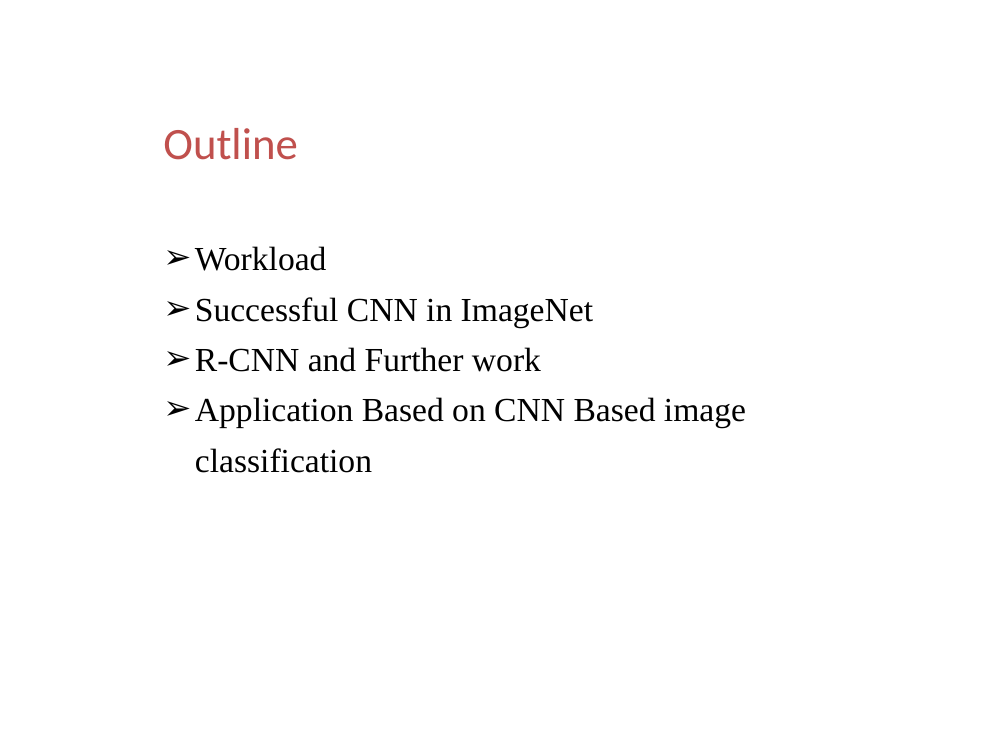
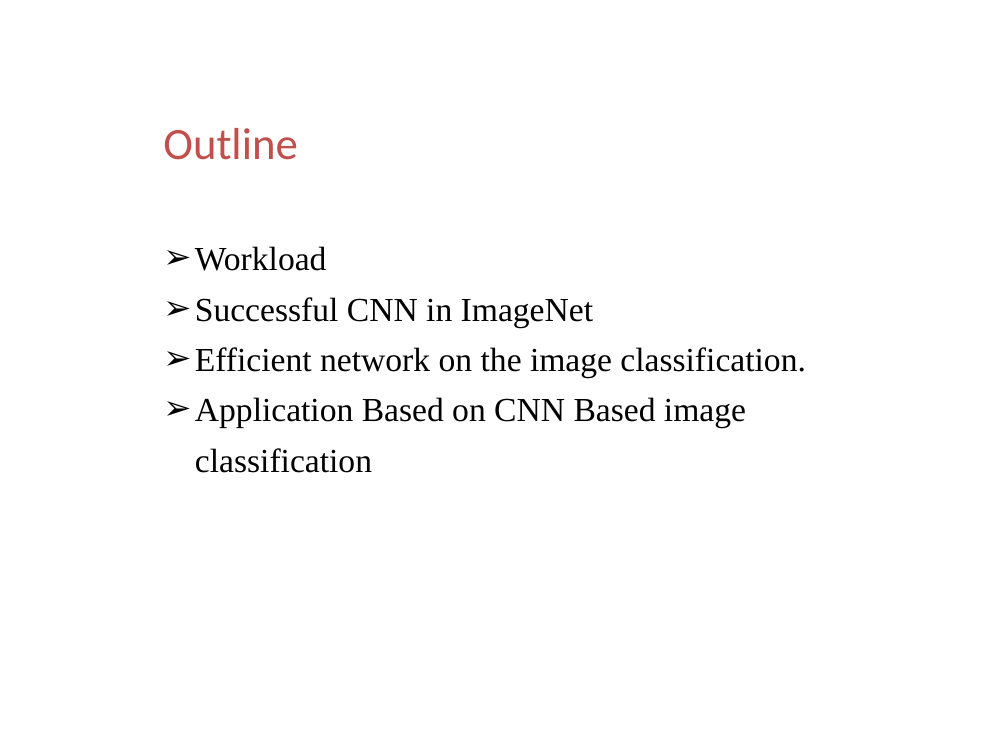
Before and after one commit to ttomchy/CV_2Project, a slide deck: slide 2 of presentation.pptx. Drawn at 1008x756 pixels with LibreOffice and Linux fonts; fonts in the diff are those of the drawing; background and template pictures are left out. Boxes give left, top, right and bottom in pixels: in the first picture for what was removed or moved away, otherwise in the second. Text is boxed around its words. In the diff, an @@ line names an element or a change of style, - is before the commit and + after.

```diff
--- a/presentation.pptx
+++ b/presentation.pptx
@@ text at <box>195,347,806,377</box>: text changed @@
-➢ R-CNN and Further work
+➢ Efficient network on the image classification.
```
Also in this commit, not shown: 3 other slides changed, 28 slides added, 2 slides removed.
